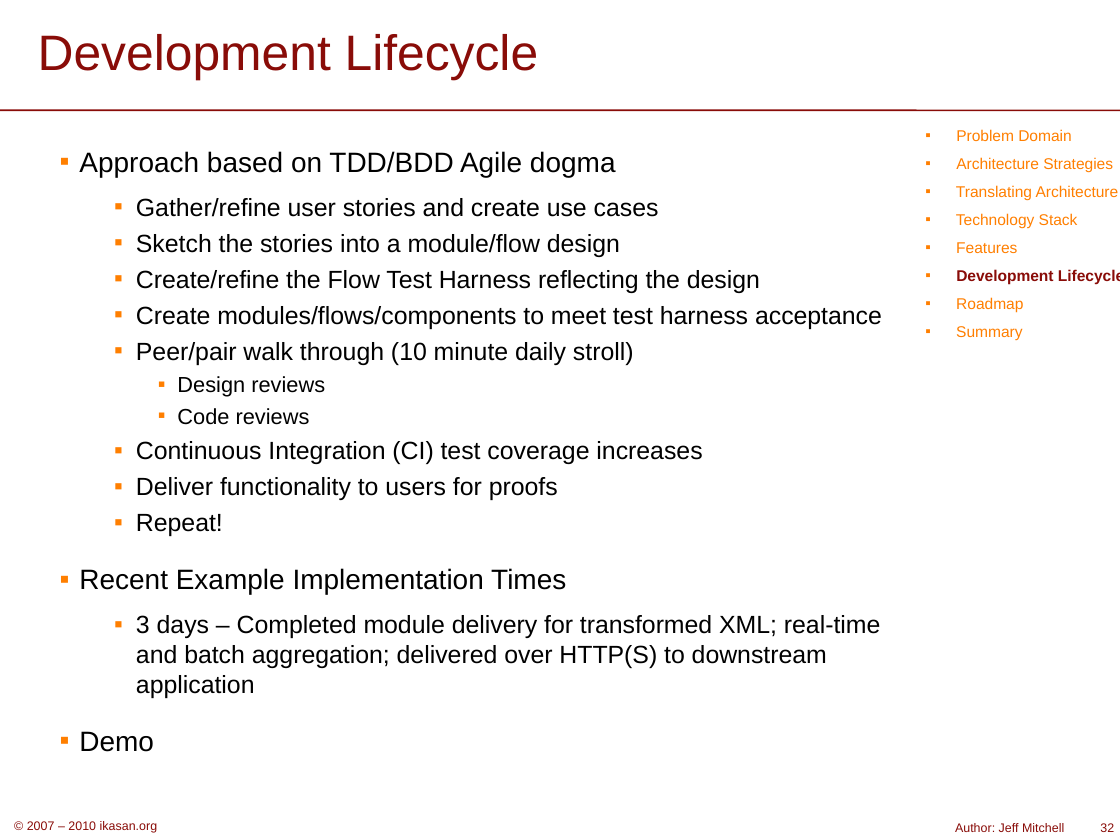
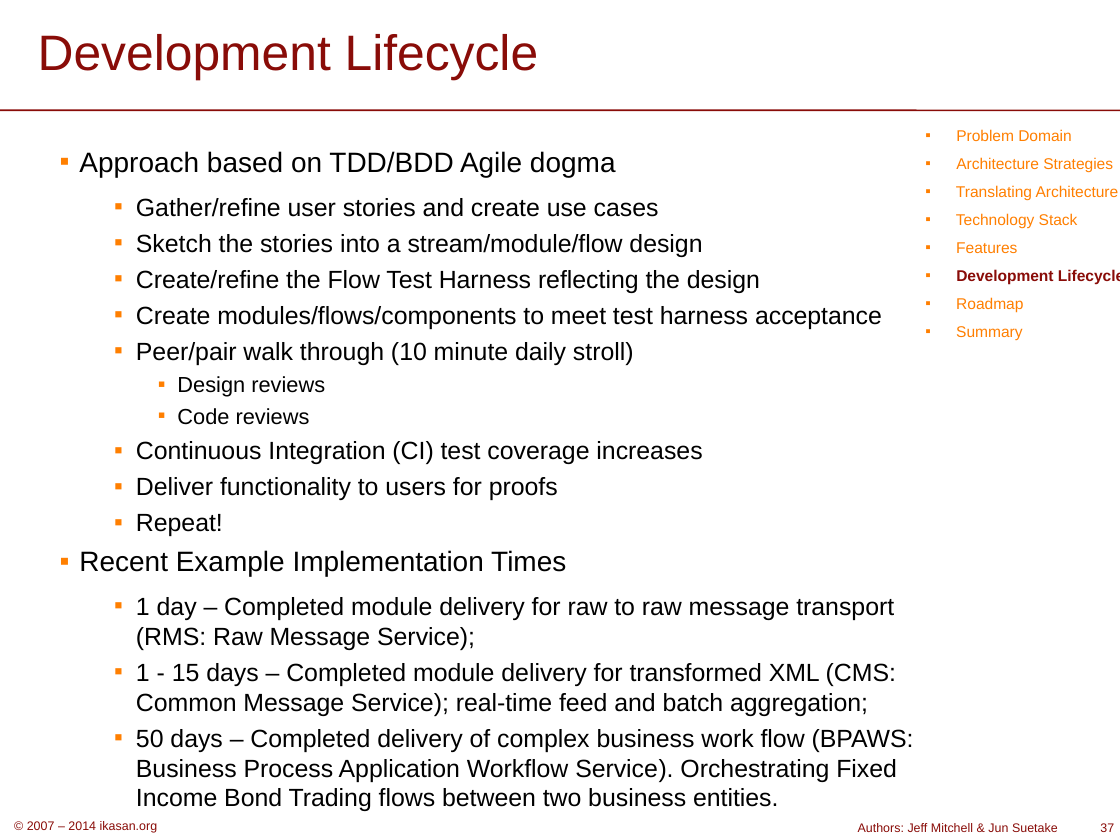
Before and after one commit to ikasanEIP/ikasan, a slide deck: slide 37 of website/org/publications/IkasanOverview.ppt (slide 32 before the commit). Drawn at 1120x840 pixels with LibreOffice and Linux fonts; fonts in the diff are those of the drawing; background and template pictures are left out. Boxes give left, top, right and bottom in pixels: in the first picture for what was removed or moved away, otherwise in the second. Text is boxed around its words. In the diff, an @@ line names an element or a change of style, - is before the commit and + after.

Commit message:
IKASAN-711 - website docs update

```diff
--- a/website/org/publications/IkasanOverview.ppt
+++ b/website/org/publications/IkasanOverview.ppt
@@ text at box(136, 234, 702, 257): text changed @@
-  ▪ Sketch the stories into a module/flow design
+  ▪ Sketch the stories into a stream/module/flow design
@@ text at box(136, 597, 914, 811): text changed @@
-  ▪ 3 days – Completed module delivery for transformed XML; real-time and batch aggregation; delivered over HTTP(S) to downstream application
-▪ Demo
+  ▪ 1 day – Completed module delivery for raw to raw message transport (RMS: Raw Message Service);
+  ▪ 1 - 15 days – Completed module delivery for transformed XML (CMS: Common Message Service); real-time feed and batch aggregation;
+  ▪ 50 days – Completed delivery of complex business work flow (BPAWS: Business Process Application Workflow Service). Orchestrating Fixed Income Bond Trading flows between two business entities.
@@ text at box(27, 821, 158, 833): text changed @@
-© 2007 – 2010 ikasan.org
+© 2007 – 2014 ikasan.org
@@ text at box(858, 823, 1058, 832): text changed @@
-Author: Jeff Mitchell
+Authors: Jeff Mitchell & Jun Suetake
@@ page number at box(1100, 823, 1114, 832): text changed @@
-32
+37
```
Also in this commit, not shown: 35 other slides changed, 5 slides added, 1 slide removed, 1 other file.
